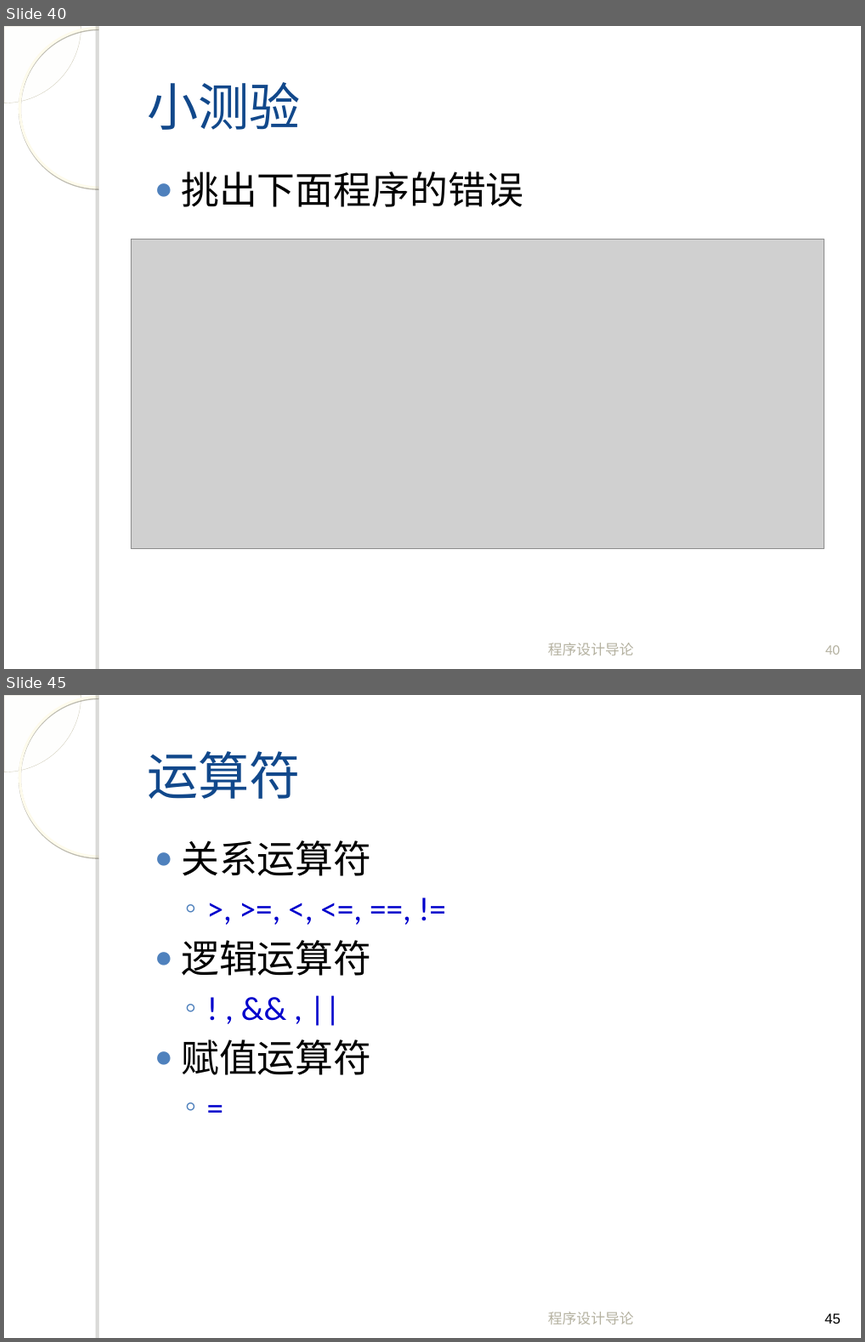
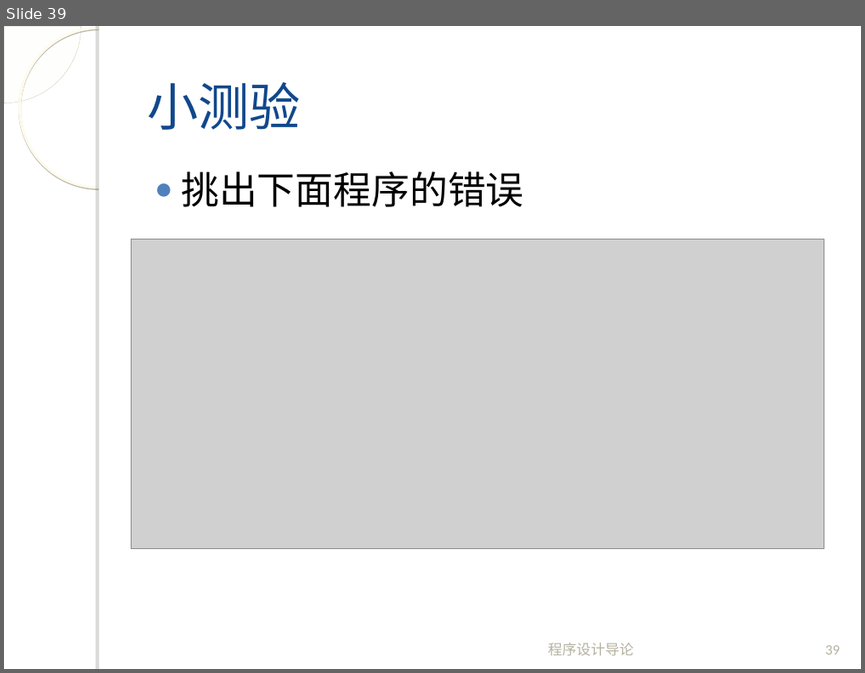
Before and after one commit to fanju1984/introduction-to-programming, a slide deck: introduction-to-programming/slides/2018/03-Data-And-C-1.ppt. Shown one above the other, each under a label of ours: slides 40 and 45 before the commit, slide 39 after it; the slides between them are not shown. The pictures are 865x1342 and 865x673 pixels, drawn with LibreOffice and Linux fonts; fonts in the diff are those of the drawing; grey boxes stand for pictures; background and template pictures are left out. Boxes give left, top, right and bottom in pixels: in the first picture for what was removed or moved away, otherwise in the second. Text is boxed around its words. In the diff, an @@ line names an element or a change of style, - is before the commit and + after.

```diff
--- a/introduction-to-programming/slides/2018/03-Data-And-C-1.ppt
+++ b/introduction-to-programming/slides/2018/03-Data-And-C-1.ppt
@@ slide 45 removed at (x1=4, y1=695, x2=861, y2=1338), background picture (left out); not listed: 4 template elements that a slide beside it also shows @@
@@ title removed at (x1=147, y1=751, x2=300, y2=799) @@
-运算符
@@ text removed at (x1=181, y1=840, x2=371, y2=1075) @@
-● 关系运算符
-  ◦ >, >=, <, <=, ==, !=
-● 逻辑运算符
-  ◦ ! , && , ||
-● 赋值运算符
-  ◦ =
@@ text removed at (x1=548, y1=1311, x2=634, y2=1324) @@
-程序设计导论
@@ page number removed at (x1=824, y1=1313, x2=840, y2=1323) @@
-45
@@ what was slide 40 is now slide 39 @@
@@ page number at (x1=825, y1=645, x2=840, y2=654): text changed @@
-40
+39
```
Also in this commit, not shown: 2 slides changed, 10 slides added, 10 other slides removed, 1 other file.
